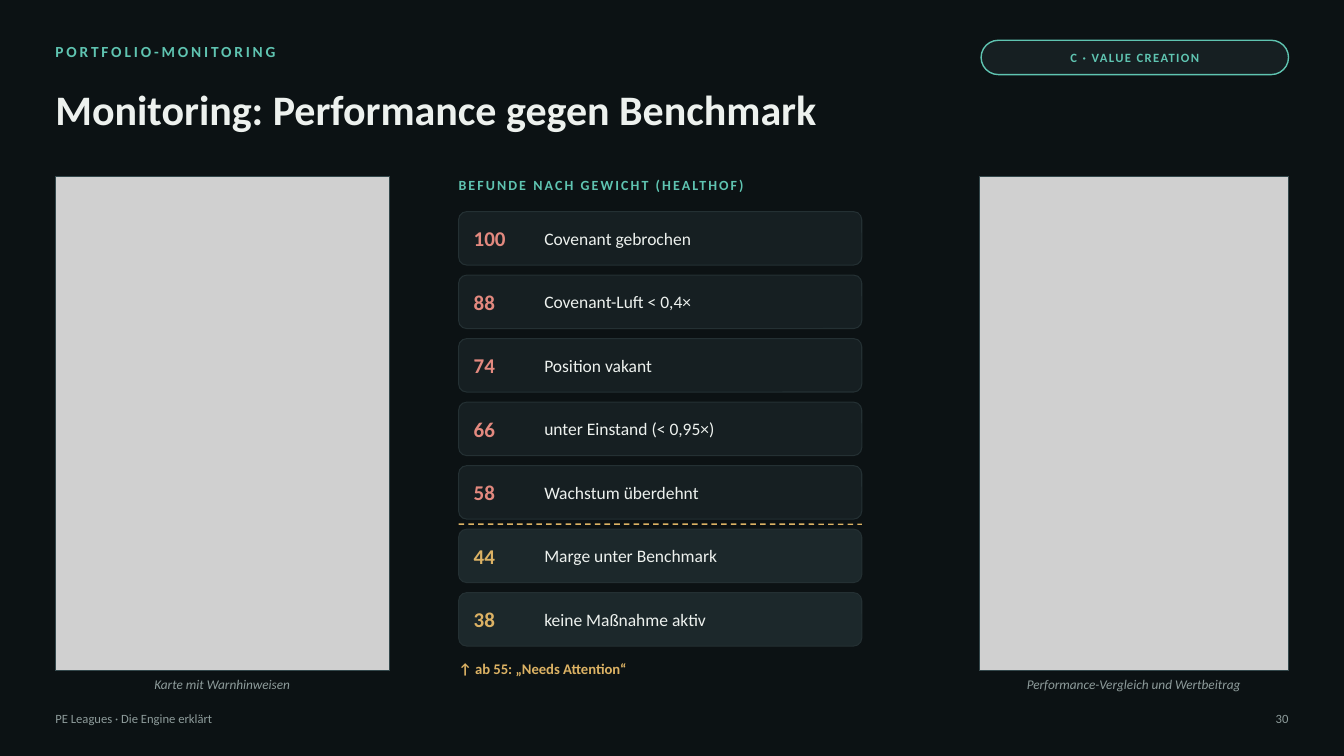
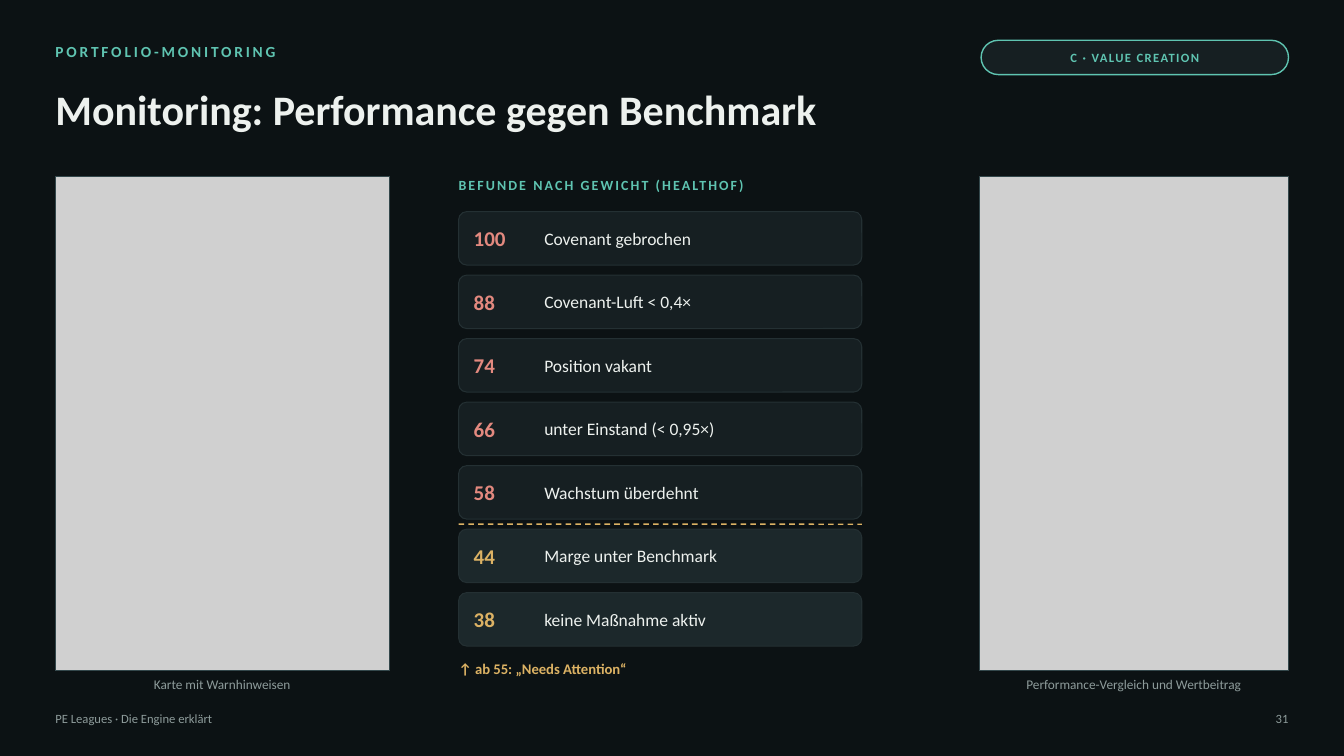
Before and after one commit to thematicum-dev/pe-leagues, a slide deck: slide 31 of docs/lehrmaterial/PE-Leagues_Engine-erklaert.pptx (slide 30 before the commit). Drawn at 1344x756 pixels with LibreOffice and Linux fonts; fonts in the diff are those of the drawing; grey boxes stand for pictures. Boxes give left, top, right and bottom in pixels: in the first picture for what was removed or moved away, otherwise in the second. Text is boxed around its words. In the diff, an @@ line names an element or a change of style, - is before the commit and + after.

```diff
--- a/docs/lehrmaterial/PE-Leagues_Engine-erklaert.pptx
+++ b/docs/lehrmaterial/PE-Leagues_Engine-erklaert.pptx
@@ text "Karte mit Warnhinweisen" at bbox=[154, 680, 291, 689]: italic off @@
@@ text "Performance-Vergleich und Wertbeitrag" at bbox=[1026, 680, 1241, 691]: italic off @@
@@ text at bbox=[1276, 715, 1289, 723]: text changed @@
-30
+31
```
Also in this commit, not shown: 38 other slides changed, 2 slides added, 1 slide removed, 1 other file.
